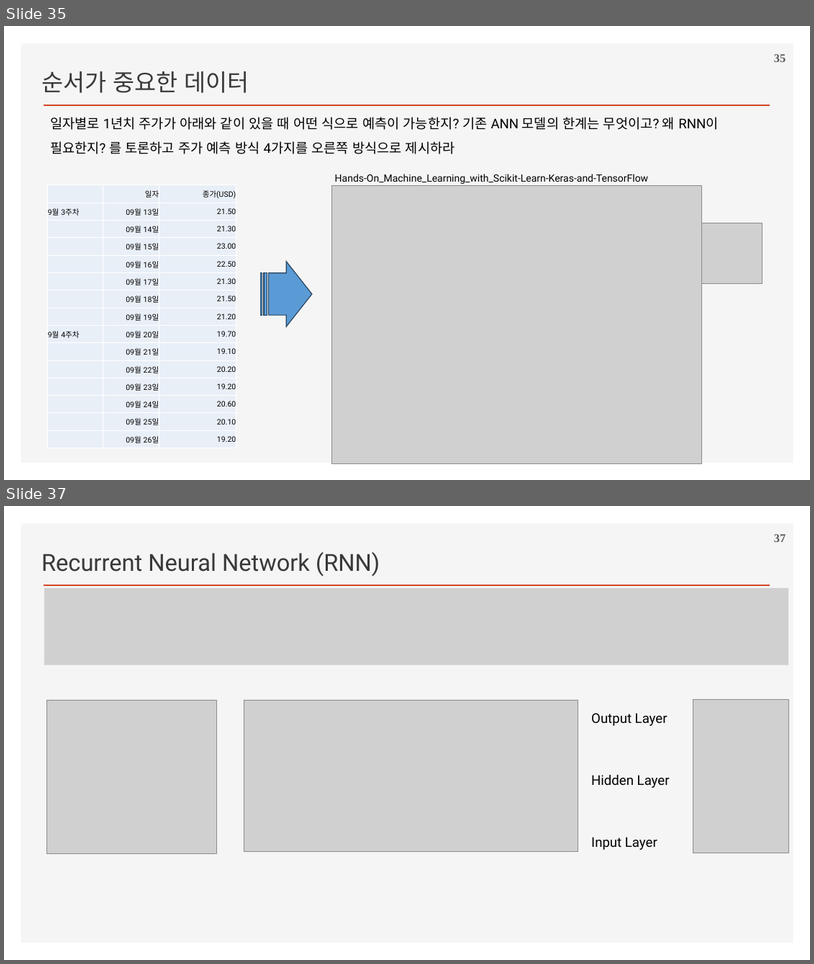
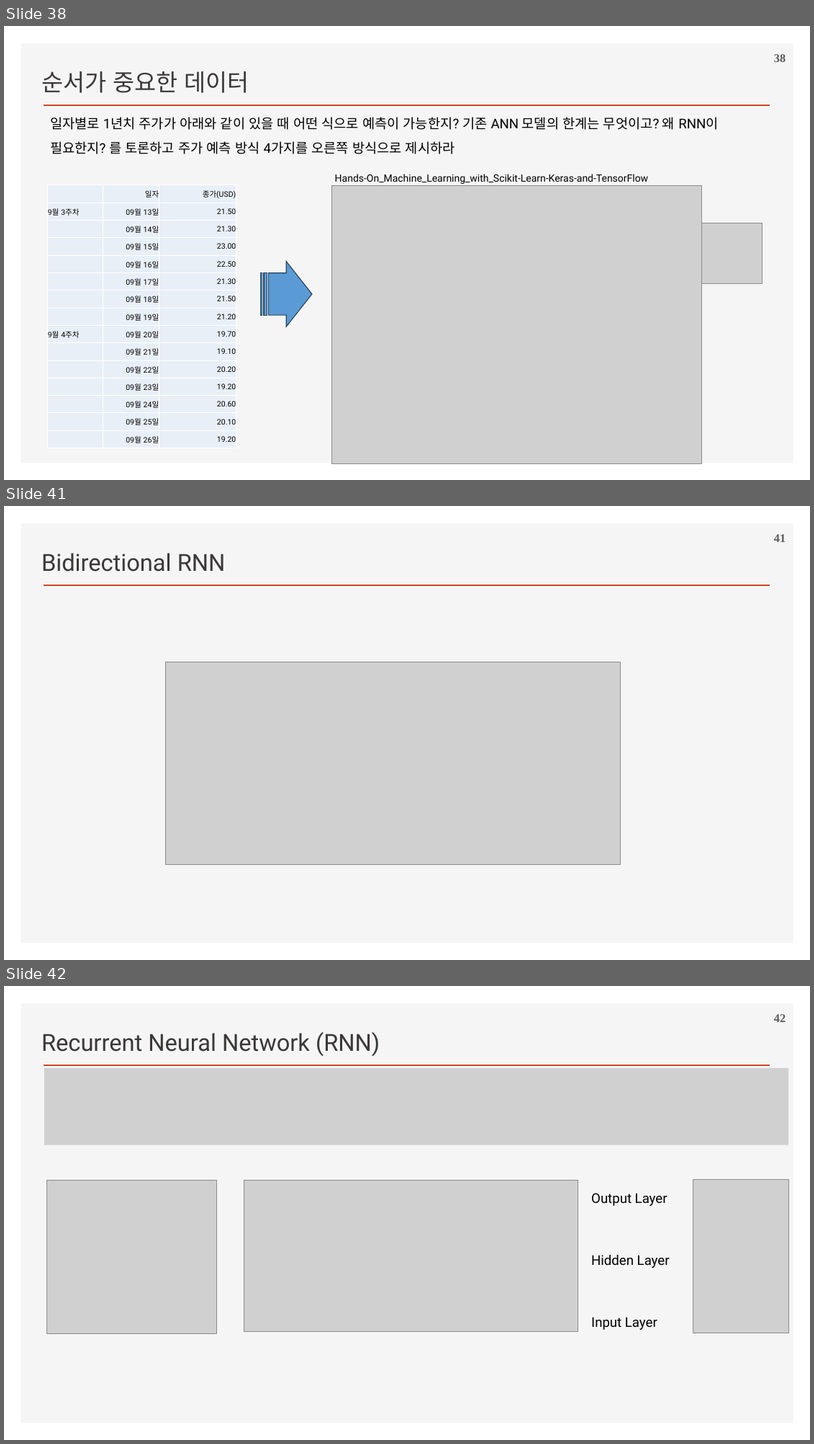
Before and after one commit to ancestor9/2026_Fall_Deep-Learning-with-Python, a slide deck: Chapter 13 Timeseries forecasting.pptx. Shown one above the other, each under a label of ours: slides 35 and 37 before the commit, slides 38, 41 and 42 after it; the slides between them are not shown. The pictures are 814x964 and 814x1444 pixels, drawn with LibreOffice and Linux fonts; fonts in the diff are those of the drawing; grey boxes stand for pictures; background and template pictures are left out. Boxes give left, top, right and bottom in pixels: in the first picture for what was removed or moved away, otherwise in the second. Text is boxed around its words. In the diff, an @@ line names an element or a change of style, - is before the commit and + after.

```diff
--- a/Chapter 13 Timeseries forecasting.pptx
+++ b/Chapter 13 Timeseries forecasting.pptx
@@ slide 41 added at bbox=[4, 506, 810, 960], background #FFFFFF; not listed: 2 template elements that a slide beside it also shows @@
@@ page number added at bbox=[774, 534, 786, 542], 14 pt, text #595959, bold @@
+41
@@ text added at bbox=[41, 553, 226, 572], 28 pt, text #3B3838 @@
+Bidirectional RNN
@@ picture added at bbox=[165, 662, 621, 865] @@
@@ what was slide 35 is now slide 38 @@
@@ page number at bbox=[774, 54, 786, 62]: text changed @@
-35
+38
@@ what was slide 37 is now slide 42 @@
@@ page number at bbox=[774, 1014, 786, 1022]: text changed @@
-37
+42
```
Also in this commit, not shown: 3 slides changed, 4 other slides added.
